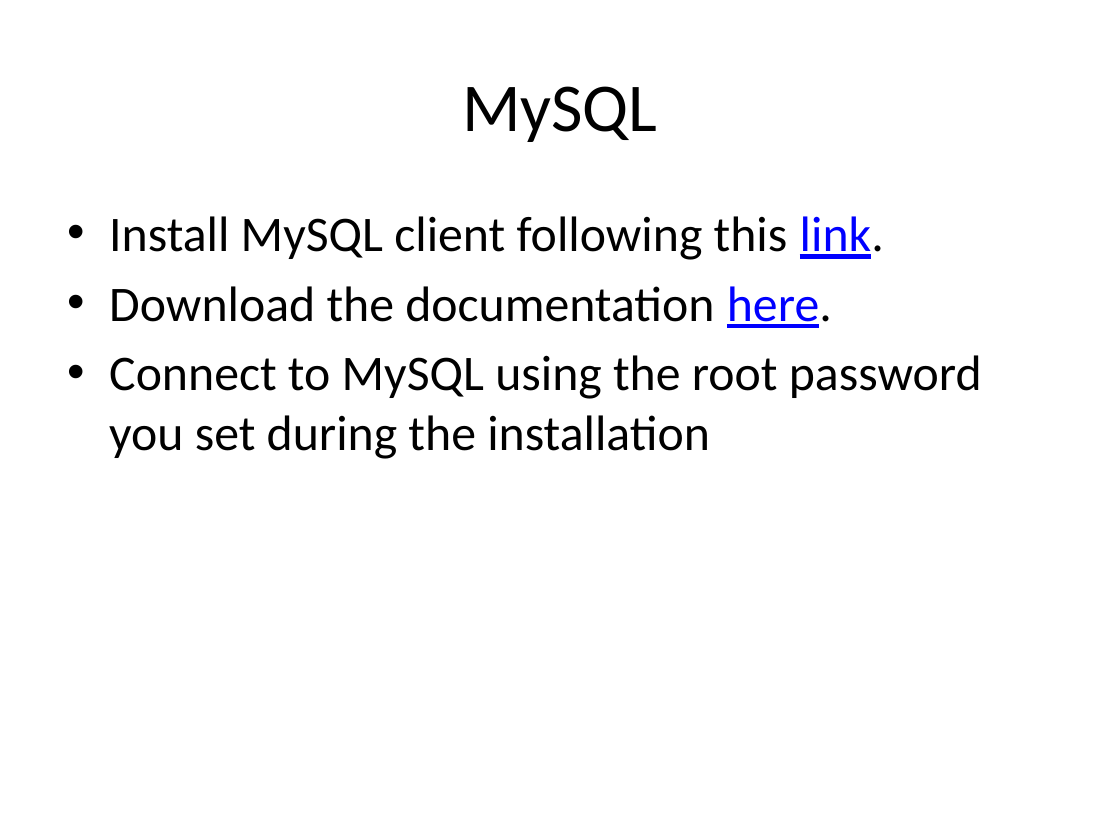
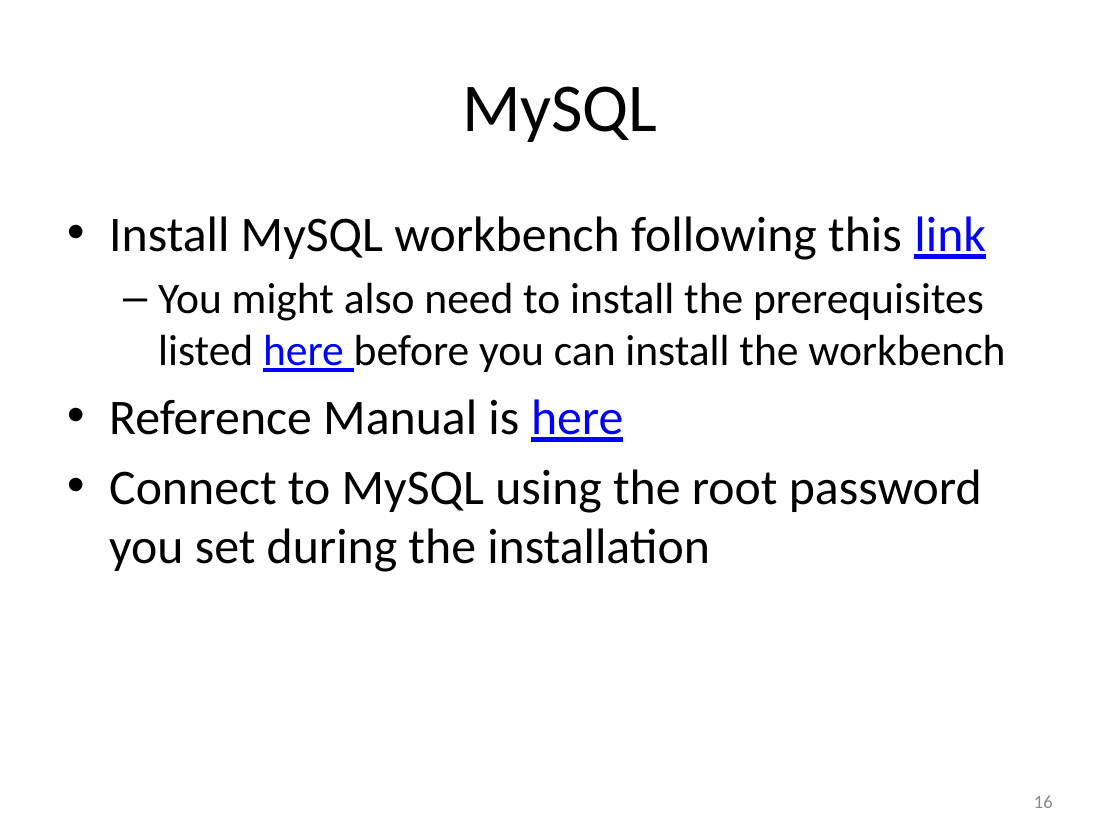
Before and after one commit to cniedotus/Python_scrape, a slide deck: slide 16 of Python Tutorial.pptx. Drawn at 1120x840 pixels with LibreOffice and Linux fonts; fonts in the diff are those of the drawing. Boxes give left, top, right and bottom in pixels: in the first picture for what was removed or moved away, otherwise in the second. Text is boxed around its words. In the diff, an @@ line names an element or a change of style, - is before the commit and + after.

Commit message:
Before class

```diff
--- a/Python Tutorial.pptx
+++ b/Python Tutorial.pptx
@@ text at <box>109,216,1005,442</box>: text changed; size 32 to 28 pt @@
-• Install MySQL client following this link.
-• Download the documentation here.
+• Install MySQL workbench following this link
+  – You might also need to install the prerequisites listed here before you can install the workbench
+• Reference Manual is here
@@ page number added at <box>1034,795,1053,808</box>, 12 pt, text #8C8C8C @@
+16
```
Also in this commit, not shown: 24 other slides changed, 4 slides added, 6 slides removed, 4 other files.
